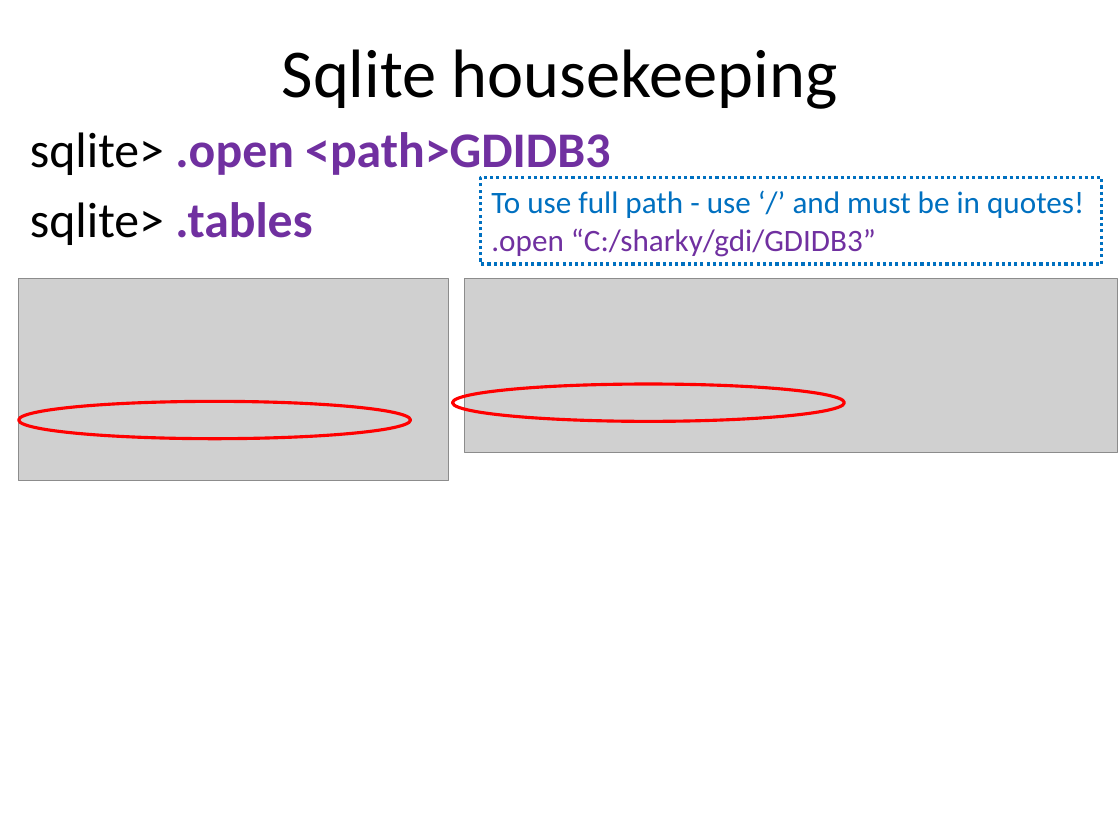
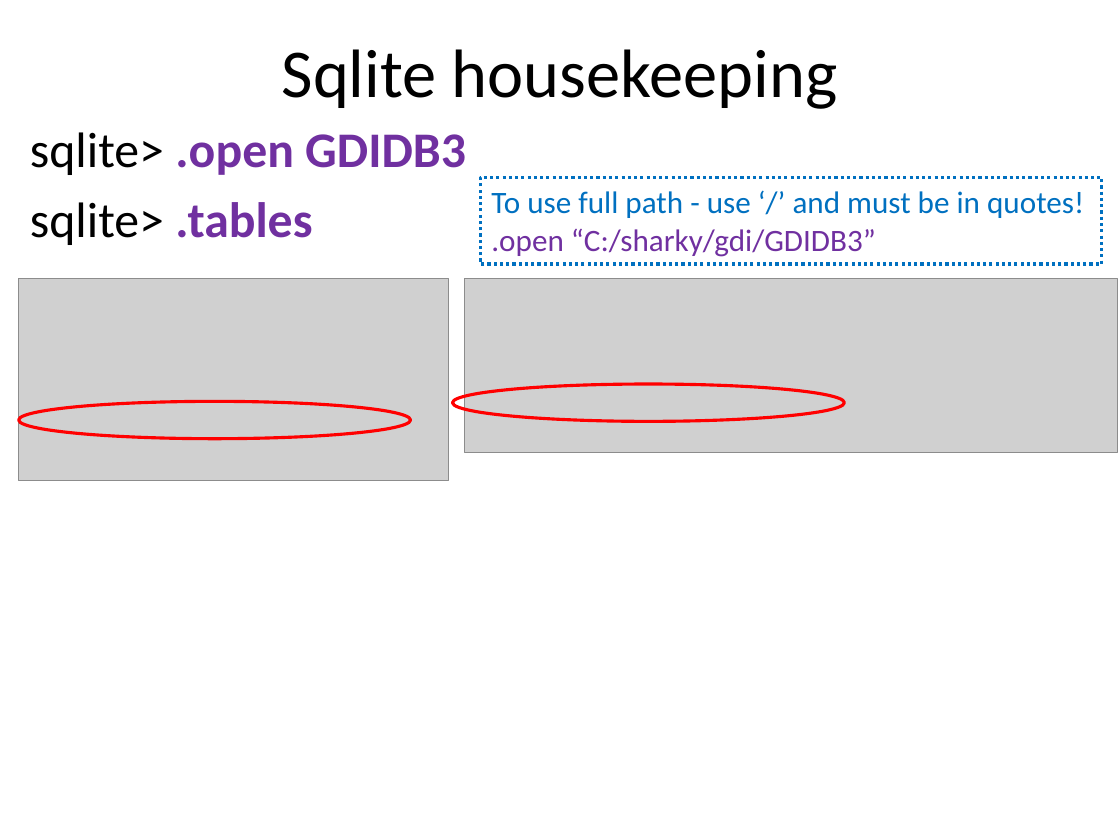
Before and after one commit to dykebert/GDI_Database_Training, a slide deck: slide 55 of Introduction to Databases and SQL.pptx. Drawn at 1120x840 pixels with LibreOffice and Linux fonts; fonts in the diff are those of the drawing; grey boxes stand for pictures. Boxes give left, top, right and bottom in pixels: in the first picture for what was removed or moved away, otherwise in the second. Text is boxed around its words. In the diff, an @@ line names an element or a change of style, - is before the commit and + after.

```diff
--- a/Introduction to Databases and SQL.pptx
+++ b/Introduction to Databases and SQL.pptx
@@ text at (x1=30, y1=132, x2=466, y2=175): text changed @@
-sqlite> .open <path>GDIDB3
+sqlite> .open GDIDB3
```
Also in this commit, not shown: 11 other slides changed.
